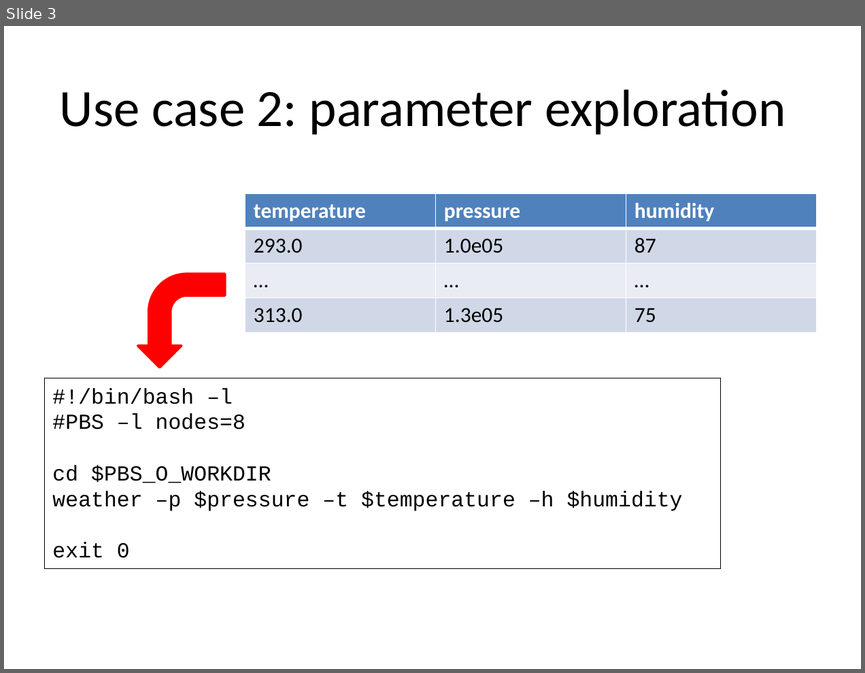
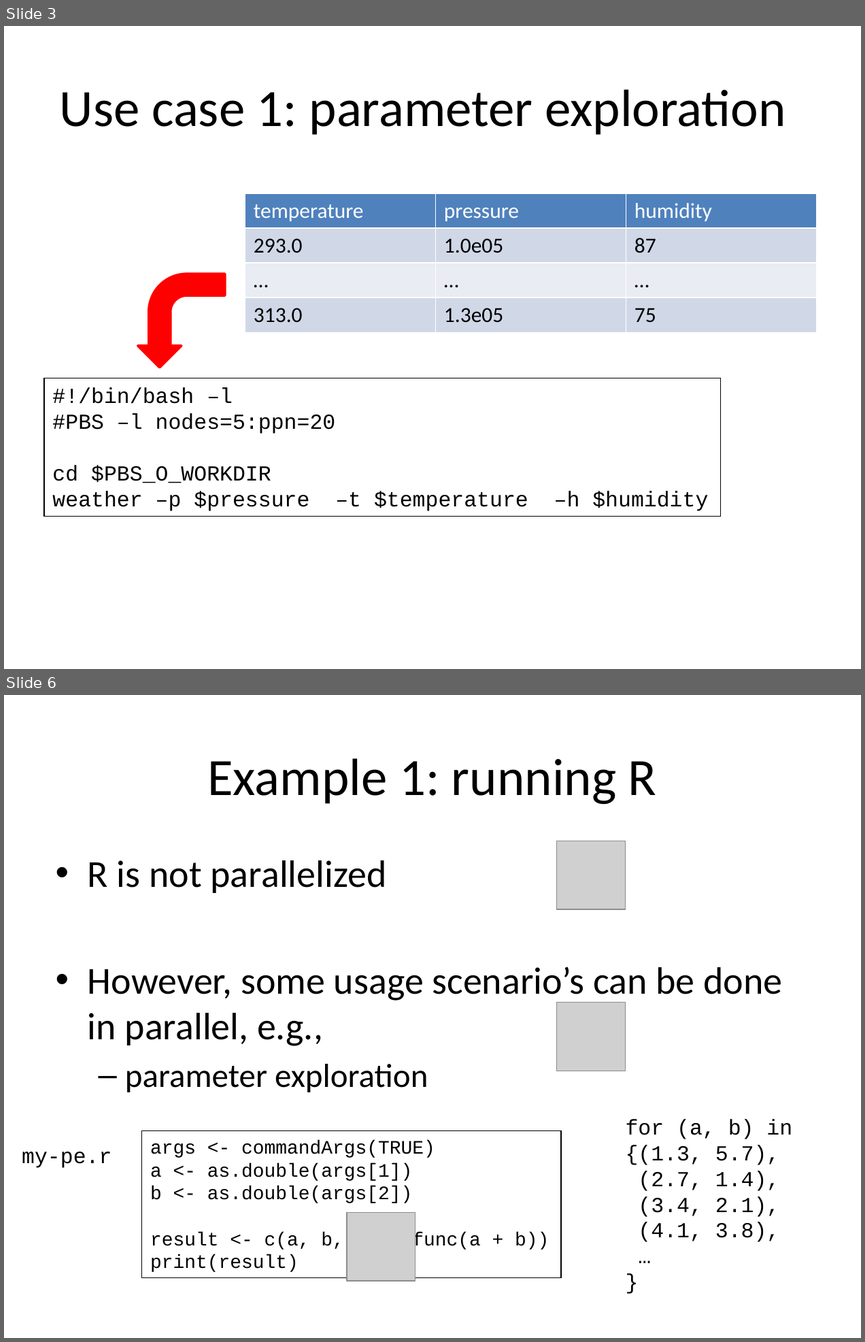
Before and after one commit to gjbex/worker, a slide deck: doc/worker.pptx. Shown one above the other, each under a label of ours: slide 3 before the commit, slides 3 and 6 after it; the slides between them are not shown. The pictures are 865x673 and 865x1342 pixels, drawn with LibreOffice and Linux fonts; fonts in the diff are those of the drawing; grey boxes stand for pictures. Boxes give left, top, right and bottom in pixels: in the first picture for what was removed or moved away, otherwise in the second. Text is boxed around its words. In the diff, an @@ line names an element or a change of style, - is before the commit and + after.

```diff
--- a/doc/worker.pptx
+++ b/doc/worker.pptx
@@ slide 6 added at (4,695,861,1338), background #FFFFFF @@
@@ title added at (207,758,657,804), 44 pt, text #000000 @@
+Example 1: running R
@@ picture added at (557,841,626,909) @@
@@ text added at (88,860,782,1092), 32 pt, text #000000 @@
+• R is not parallelized
+• However, some usage scenario’s can be done in parallel, e.g.,
+  – parameter exploration
@@ picture added at (557,1002,626,1070) @@
@@ text added at (626,1119,792,1242), 18 pt, text #000000 @@
+for (a, b) in
+{(1.3, 5.7),
+(2.7, 1.4),
+(3.4, 2.1),
+(4.1, 3.8),
+…
+}
@@ rectangle added at (142,1130,561,1278), outline #000000 0.75 pt, 16 pt, text #000000 @@
+args <- commandArgs(TRUE)
+a <- as.double(args[1])
+b <- as.double(args[2])
+result <- c(a, b, soph_func(a + b))
+print(result)
@@ text added at (22,1151,111,1168), 18 pt, text #000000 @@
+my-pe.r
@@ picture added at (347,1212,415,1280) @@
@@ slide 3 changed as well @@
@@ title at (60,89,786,135): text changed @@
-Use case 2: parameter exploration
+Use case 1: parameter exploration
@@ table at (245,193,815,332) @@
@@ bold off in "temperature", "pressure", "humidity" @@
@@ rectangle "#!/bin/bash –l": place and size @@
-rectangle "#!/bin/bash –l" at (44,378,720,569)
+rectangle "#!/bin/bash –l" at (44,378,720,517)
@@ text in rectangle at (52,414,336,433): text changed @@
-#PBS –l nodes=8
+#PBS –l nodes=5:ppn=20
@@ text in rectangle at (52,542,130,558): paragraph removed @@
-exit 0
```
Also in this commit, not shown: 8 other slides changed, 17 other slides added.
